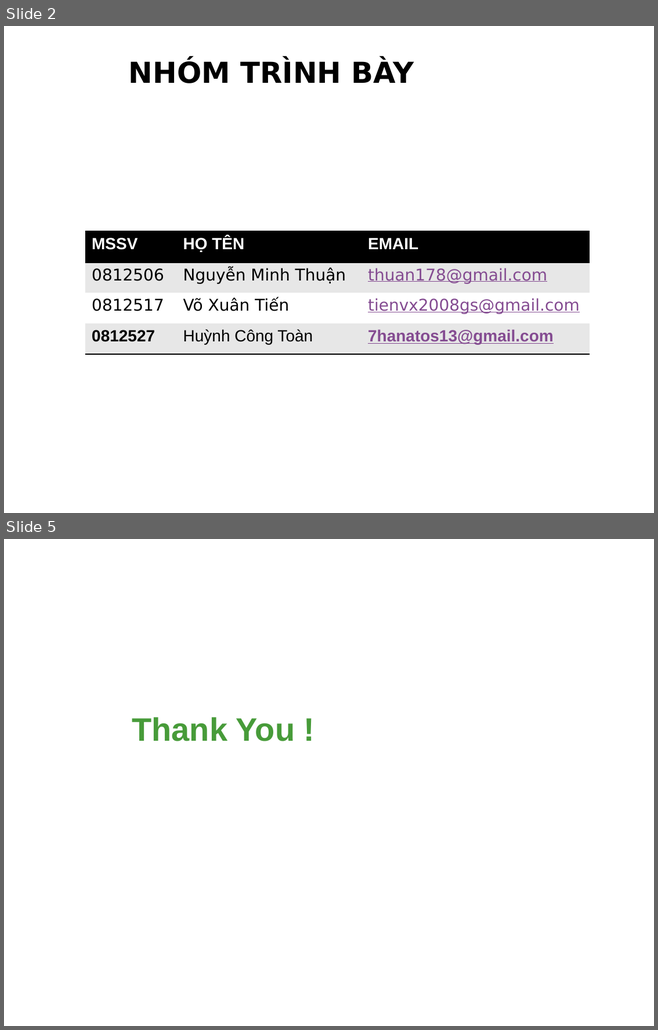
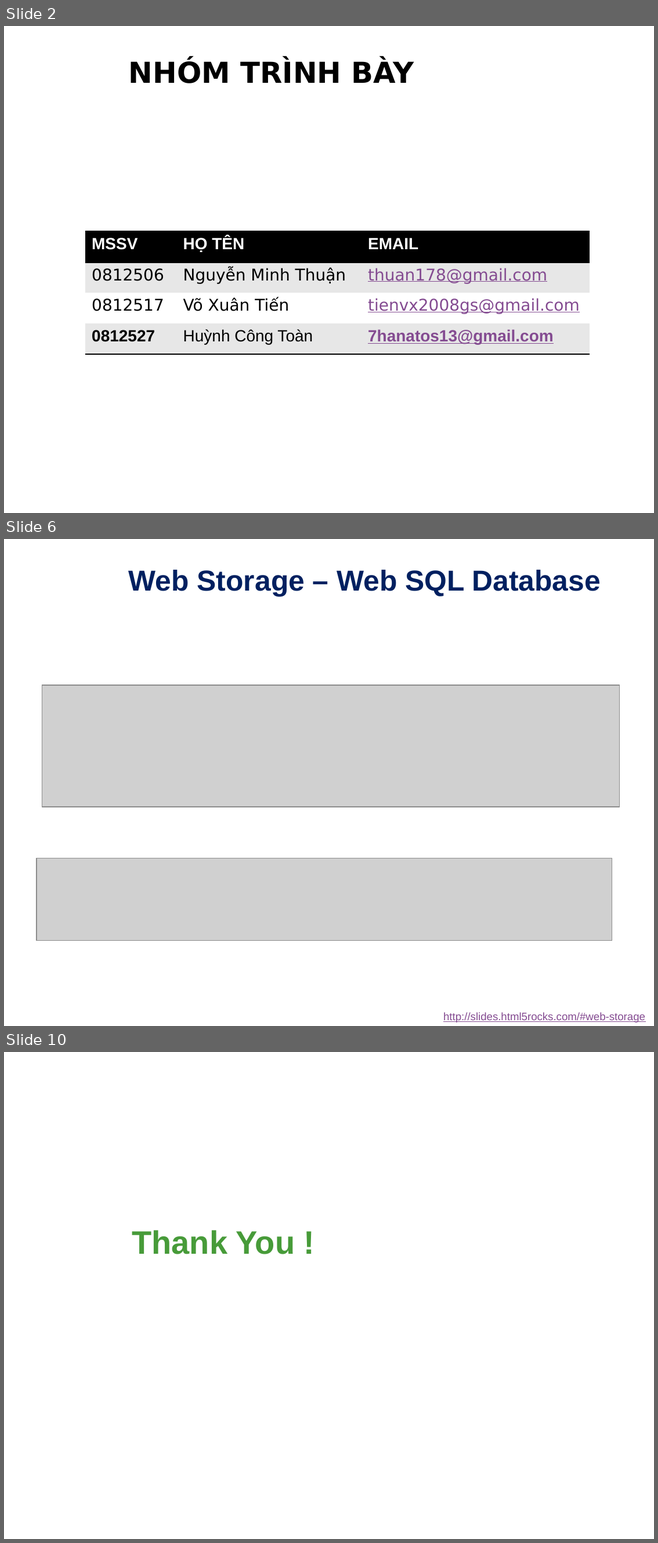
Before and after one commit to Alex7Huynh/lthd061727, a slide deck: Serminar Html5/1. Slide/HTML5.pptx. Shown one above the other, each under a label of ours: slides 2 and 5 before the commit, slides 2, 6 and 10 after it; the slides between them are not shown. The pictures are 658x1030 and 658x1543 pixels, drawn with LibreOffice and Linux fonts; fonts in the diff are those of the drawing; grey boxes stand for pictures; background and template pictures are left out. Boxes give left, top, right and bottom in pixels: in the first picture for what was removed or moved away, otherwise in the second. Text is boxed around its words. In the diff, an @@ line names an element or a change of style, - is before the commit and + after.

Commit message:
Cập nhật báo và slide phần Storage.

```diff
--- a/Serminar Html5/1. Slide/HTML5.pptx
+++ b/Serminar Html5/1. Slide/HTML5.pptx
@@ slide 6 added at <box>4,539,654,1026</box>, background picture (left out) @@
@@ title added at <box>129,570,600,596</box>, 32 pt, text #002060, bold @@
+Web Storage – Web SQL Database
@@ picture added at <box>42,685,619,808</box> @@
@@ picture added at <box>36,859,611,941</box> @@
@@ text added at <box>443,1012,645,1023</box>, 12 pt, text #844B91, underline @@
+http://slides.html5rocks.com/#web-storage
@@ what was slide 5 is now slide 10 @@
```
Also in this commit, not shown: 1 slide changed, 5 other slides added, 1 slide removed, 1 other file.
